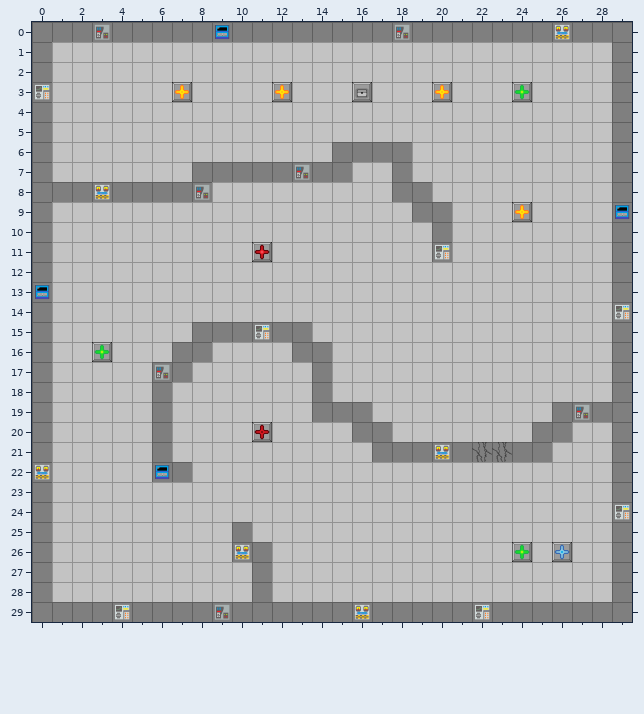
A Tiled map gets an edit: Assets/Map/map-0.tmx. Above is the file before it was changed.
Cells are 64x64 px. Shown: x 0..29, y 0..29.
After:
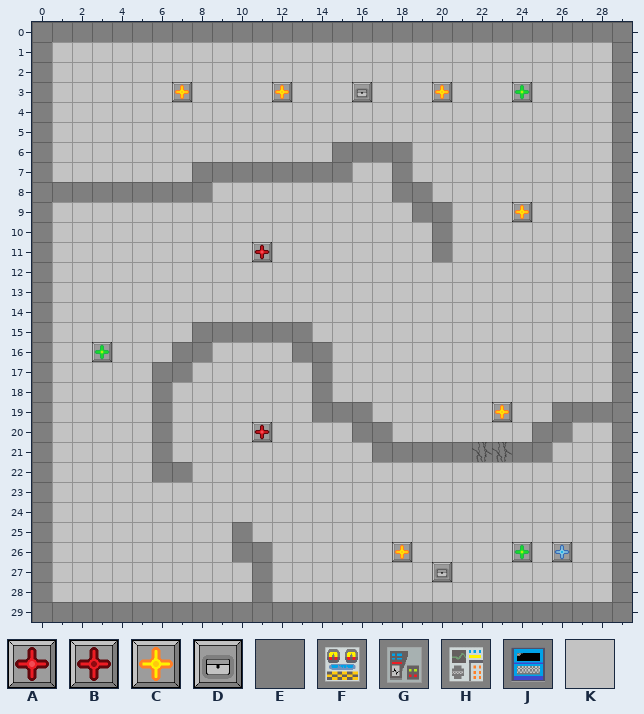
Key: from "tileset": A 3, B 4, C 6, D 7, E 10, F 12, G 13, H 14, J 15, K 20.
_ is an empty cell.
Change:
Layer "Calque de Tile 1":
The edit turns tile B into tile A in row 20 at x 11.
The edit turns tile K into tile C in row 19 at x 23; in row 26 at x 18.
The edit turns tile K into tile D in row 27 at x 20.
The edit turns tile F into tile E in row 0 at x 26; in row 8 at x 3; in row 21 at x 20; in row 22 at x 0; in row 26 at x 10; in row 29 at x 16.
The edit turns tile G into tile E in row 0 at x 3 and 18; in row 7 at x 13; in row 8 at x 8; in row 17 at x 6; in row 19 at x 27; in row 29 at x 9.
The edit turns tile H into tile E in row 3 at x 0; in row 11 at x 20; in row 14 at x 29; in row 15 at x 11; in row 24 at x 29; in row 29 at x 4 and 22.
The edit turns tile J into tile E in row 0 at x 9; in row 9 at x 29; in row 13 at x 0; in row 22 at x 6.
